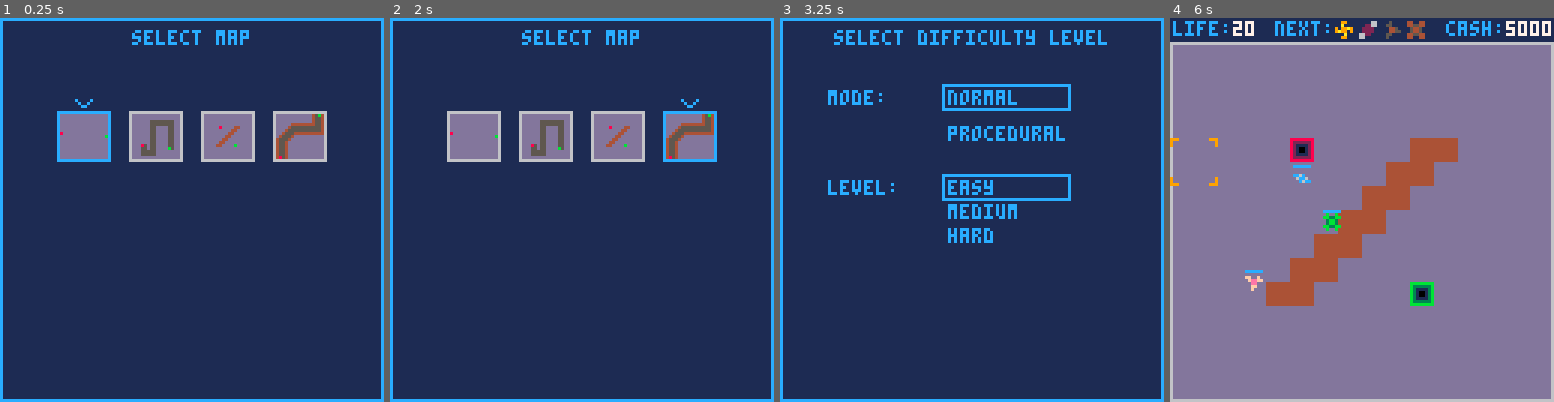
Above: before the commit, frames 1-4 (left to right).
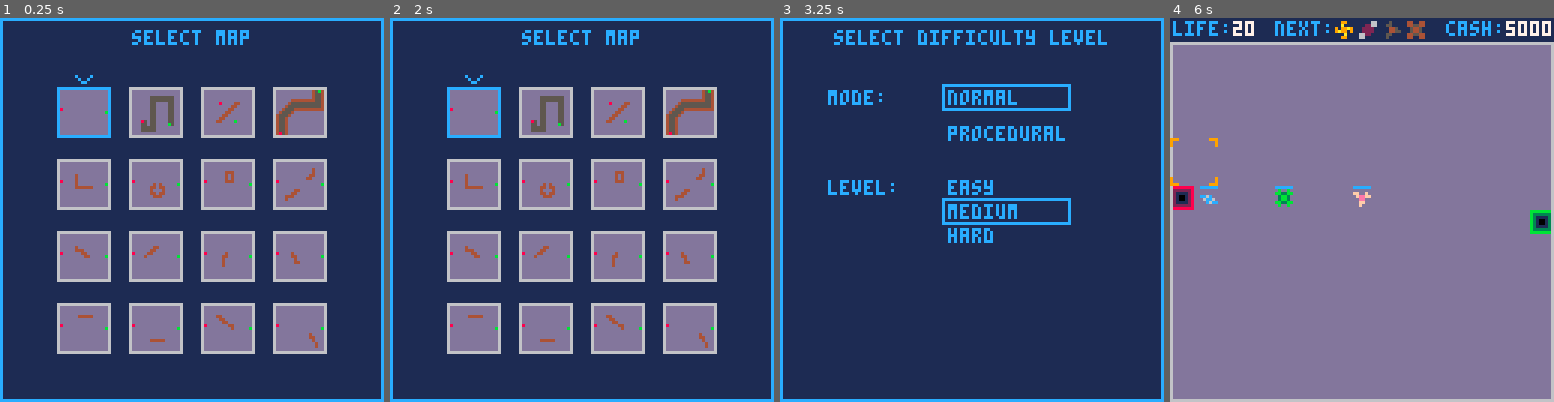
Above: after the commit, the same moments.

Repository: langchr86/pico-bubble-towers
Game: PICO-8 cartridge pico-proto.p8
Two runs of this game, one before a commit and one after it. Both use one fixed random seed, a clock stepped at 60 frames per second and the inputs below.
Inputs:
- Up to frame 1 (0.25 s): no input
- Up to frame 2 (2 s): tap O (Z key) at 0.33, 0.7, 1.43 s; tap X (X key) at 1.07 s; hold Left from 1.97 s (still down)
- Up to frame 3 (3.25 s): tap X (X key) every 0.33 s from 2.07 to 3.07 s; tap O (Z key) at 2.22, 3.1 s; release Left at 2.37 s; hold Down 2.42-2.82 s; hold Right from 2.87 s (still down)
- Up to frame 4 (6 s): tap X (X key) every 0.33 s from 3.4 to 5.73 s; release Right at 3.53 s; hold Up 3.58-4.08 s; tap O (Z key) at 3.98, 4.87, 5.75 s; hold Right 4.13-4.53 s; hold Down 4.58-5.08 s; hold Left 5.13-5.8 s; hold Up from 5.85 s (still down)

The runs differ from the first frame. In frame 1, 30% of the frame differs, in the area x 14-86%, y 14-88%; in frame 2, 31%; in frame 3, 0.7%; in frame 4, 7.7%.

Commit message:
add more dummy maps and allow to select all 16 of them

Diff:
--- a/pico-proto.p8
+++ b/pico-proto.p8
@@ -231,38 +231,39 @@
 0000000301000000000000000000000000418100000000000000000000000000000000000000000000000000000000000000000000000000000000000000000000000000000000000000000000000000000000000000000000000000000000000000000000000000000000000000000000000000000000000000000000000000
 0000000000000000000000000000000000000000000000000000000000000000000000000000000000000000000000000000000000000000000000000000000000000000000000000000000000000000000000000000000000000000000000000000000000000000000000000000000000000000000000000000000000000000
 __map__
-0101010101010101010101010101010101010101010101010101010101010101010101010101010101010101010101010101010101010101010101010101010100000000000000000000000000000000000000000000000000000000000000000000000000000000000000000000000000000000000000000000000000000000
-0303030303030303030303030303030303030303030303030303030303030303030303030303030303030303030303030303030303030303030303030204120200000000000000000000000000000000000000000000000000000000000000000000000000000000000000000000000000000000000000000000000000000000
-0303030303030303030303030303030303030303030303030303030303030303030303030303030303030303030303030303030303030303030303030204040200000000000000000000000000000000000000000000000000000000000000000000000000000000000000000000000000000000000000000000000000000000
-0303030303030303030303030303030303030303030304040404040404040303030303030303030303030303030303030303030303030303030303030204040200000000000000000000000000000000000000000000000000000000000000000000000000000000000000000000000000000000000000000000000000000000
-0303030303030303030303030303030303030303030304040404040404040303030303030303030303030303030303030303030303020202020202020204040200000000000000000000000000000000000000000000000000000000000000000000000000000000000000000000000000000000000000000000000000000000
-0303030303030303030303030303030303030303030304040303030304040303030303030311030303030202030303030303030302040404040404040404040200000000000000000000000000000000000000000000000000000000000000000000000000000000000000000000000000000000000000000000000000000000
-0303030303030303030303030303030303030303030304040303030304040303030303030303030303020203030303030303030204040404040404040404040200000000000000000000000000000000000000000000000000000000000000000000000000000000000000000000000000000000000000000000000000000000
-1103030303030303030303030303030303030303030304040303030304040303030303030303030302020303030303030303020404040202020202020202020200000000000000000000000000000000000000000000000000000000000000000000000000000000000000000000000000000000000000000000000000000000
-0303030303030303030303030303031203030303030304040303030304040303030303030303030202030303030303030302040404020303030303030303030300000000000000000000000000000000000000000000000000000000000000000000000000000000000000000000000000000000000000000000000000000000
-0303030303030303030303030303030303030303030304040303030304040303030303030303020203030303030303030204040402030303030303030303030300000000000000000000000000000000000000000000000000000000000000000000000000000000000000000000000000000000000000000000000000000000
-0303030303030303030303030303030303030303030304040303030304040303030303030302020303030303030303030204040203030303030303030303030300000000000000000000000000000000000000000000000000000000000000000000000000000000000000000000000000000000000000000000000000000000
-0303030303030303030303030303030303030311040304040303030304040303030303030202030303031203030303030204040203030303030303030303030300000000000000000000000000000000000000000000000000000000000000000000000000000000000000000000000000000000000000000000000000000000
-0303030303030303030303030303030303030304040304040303030312040303030303030303030303030303030303030204040203030303030303030303030300000000000000000000000000000000000000000000000000000000000000000000000000000000000000000000000000000000000000000000000000000000
-0303030303030303030303030303030303030304040404040303030303030303030303030303030303030303030303030204040203030303030303030303030300000000000000000000000000000000000000000000000000000000000000000000000000000000000000000000000000000000000000000000000000000000
-0303030303030303030303030303030303030304040404040303030303030303030303030303030303030303030303030204040203030303030303030303030300000000000000000000000000000000000000000000000000000000000000000000000000000000000000000000000000000000000000000000000000000000
-0303030303030303030303030303030303030303030303030303030303030303030303030303030303030303030303030211040203030303030303030303030300000000000000000000000000000000000000000000000000000000000000000000000000000000000000000000000000000000000000000000000000000000
-0000000000000000000000000000000000000000000000000000000000000000000000000000000000000000000000000000000000000000000000000000000000000000000000000000000000000000000000000000000000000000000000000000000000000000000000000000000000000000000000000000000000000000
-0000000000000000000000000000000000000000000000000000000000000000000000000000000000000000000000000000000000000000000000000000000000000000000000000000000000000000000000000000000000000000000000000000000000000000000000000000000000000000000000000000000000000000
-00020202000002000002000200020202000a000a000a000a000a00000a000000000000000000000000000000000000000000000000000000000000000000000000000000000000000000000000000000000000000000000000000000000000000000000000000000000000000000000000000000000000000000000000000000
-00020000000200020002020200020000000a000a000a000a000a0a000a000000000000000000000000000000000000000000000000000000000000000000000000000000000000000000000000000000000000000000000000000000000000000000000000000000000000000000000000000000000000000000000000000000
-00020000000200020002000200020000000a000a000a000a000a0a000a000000000000000000000000000000000000000000000000000000000000000000000000000000000000000000000000000000000000000000000000000000000000000000000000000000000000000000000000000000000000000000000000000000
-0002000200020202000200020002020000000a000a00000a000a000a0a000000000000000000000000000000000000000000000000000000000000000000000000000000000000000000000000000000000000000000000000000000000000000000000000000000000000000000000000000000000000000000000000000000
-0002000200020002000200020002000000000a000a00000a000a000a0a000000000000000000000000000000000000000000000000000000000000000000000000000000000000000000000000000000000000000000000000000000000000000000000000000000000000000000000000000000000000000000000000000000
-0002020200020002000200020002020200000a000a00000a000a00000a000000000000000000000000000000000000000000000000000000000000000000000000000000000000000000000000000000000000000000000000000000000000000000000000000000000000000000000000000000000000000000000000000000
-0000000000000000000000000000000000000000000000000000000000000000000000000000000000000000000000000000000000000000000000000000000000000000000000000000000000000000000000000000000000000000000000000000000000000000000000000000000000000000000000000000000000000000
-0002020200020002000202020002020200000000000000000000000000000000000000000000000000000000000000000000000000000000000000000000000000000000000000000000000000000000000000000000000000000000000000000000000000000000000000000000000000000000000000000000000000000000
-0002000200020002000200000002000200000000000000000000000000000000000000000000000000000000000000000000000000000000000000000000000000000000000000000000000000000000000000000000000000000000000000000000000000000000000000000000000000000000000000000000000000000000
-0002000200020002000200000002020200000000000000000000000000000000000000000000000000000000000000000000000000000000000000000000000000000000000000000000000000000000000000000000000000000000000000000000000000000000000000000000000000000000000000000000000000000000
-0002000200020002000202000002020000000000000000000000000000000000000000000000000000000000000000000000000000000000000000000000000000000000000000000000000000000000000000000000000000000000000000000000000000000000000000000000000000000000000000000000000000000000
-0002000200020002000200000002000200000000000000000000000000000000000000000000000000000000000000000000000000000000000000000000000000000000000000000000000000000000000000000000000000000000000000000000000000000000000000000000000000000000000000000000000000000000
-0002020200000200000202020002000200000000000000000000000000000000000000000000000000000000000000000000000000000000000000000000000000000000000000000000000000000000000000000000000000000000000000000000000000000000000000000000000000000000000000000000000000000000
-…(4 lines of a section not shown)…
+0101010101010101010101010101010101010101010101010101010101010101010101010101010101010101010101010101010101010101010101010101010101010101010101010101010101010101010101010101010101010101010101010101010101010101010101010101010101010101010101010101010101010101
+0303030303030303030303030303030303030303030303030303030303030303030303030303030303030303030303030303030303030303030303030204120203030303030303030303030303030303030303030303030303030303030303030303030303030303030303030303030303030303030303030303030303030303
+0303030303030303030303030303030303030303030303030303030303030303030303030303030303030303030303030303030303030303030303030204040203030303030303030303030303030303030303030303030303030303030303030303030303030303030303030303030303030303030303030303030303030303
+0303030303030303030303030303030303030303030304040404040404040303030303030303030303030303030303030303030303030303030303030204040203030303030303030303030303030303030303030303030303030303030303030303030303030303030303030303030303030303030303030303030302030303
+0303030303030303030303030303030303030303030304040404040404040303030303030303030303030303030303030303030303020202020202020204040203030303030303030303030303030303030303030303030303030303030303030303030303030302020203030303030303030303030303030303030302030303
+0303030303030303030303030303030303030303030304040303030304040303030303030311030303030202030303030303030302040404040404040404040203030303030203030303030303030303030303030303030303030303030303030303030303030302030203030303030303030303030303030303030202030303
+0303030303030303030303030303030303030303030304040303030304040303030303030303030303020203030303030303030204040404040404040404040203030303030203030303030303030303030303030303030303030303030303030303030303030302030203030303030303030303030303030303020203030303
+1103030303030303030303030303030303030303030304040303030304040303030303030303030302020303030303030303020404040202020202020202020211030303030203030303030303030303110303030303030303030303030303031103030303030302020203030303030311030303030303030303030303030303
+0303030303030303030303030303031203030303030304040303030304040303030303030303030202030303030303030302040404020303030303030303030303030303030203030303030303030312030303030303030203020303030303120303030303030303030303030303031203030303030303030303030303030312
+0303030303030303030303030303030303030303030304040303030304040303030303030303020203030303030303030204040402030303030303030303030303030303030202020202020303030303030303030303020203020203030303030303030303030303030303030303030303030303030303030303030303030303
+0303030303030303030303030303030303030303030304040303030304040303030303030302020303030303030303030204040203030303030303030303030303030303030303030303030303030303030303030303020303030203030303030303030303030303030303030303030303030303030302020303030303030303
+0303030303030303030303030303030303030311040304040303030304040303030303030202030303031203030303030204040203030303030303030303030303030303030303030303030303030303030303030303020203020203030303030303030303030303030303030303030303030303030202030303030303030303
+0303030303030303030303030303030303030304040304040303030312040303030303030303030303030303030303030204040203030303030303030303030303030303030303030303030303030303030303030303030202020303030303030303030303030303030303030303030303030302020203030303030303030303
+0303030303030303030303030303030303030304040404040303030303030303030303030303030303030303030303030204040203030303030303030303030303030303030303030303030303030303030303030303030303030303030303030303030303030303030303030303030303030302030303030303030303030303
+0303030303030303030303030303030303030304040404040303030303030303030303030303030303030303030303030204040203030303030303030303030303030303030303030303030303030303030303030303030303030303030303030303030303030303030303030303030303030303030303030303030303030303
+0303030303030303030303030303030303030303030303030303030303030303030303030303030303030303030303030211040203030303030303030303030303030303030303030303030303030303030303030303030303030303030303030303030303030303030303030303030303030303030303030303030303030303
+0101010101010101010101010101010101010101010101010101010101010101010101010101010101010101010101010101010101010101010101010101010101010101010101010101010101010101010101010101010101010101010101010101010101010101010101010101010101010101010101010101010101010101
+0303030303030303030303030303030303030303030303030303030303030303030303030303030303030303030303030303030303030303030303030303030303030303030303030303030303030303030303030303030303030303030303030303030303030303030303030303030303030303030303030303030303030303
+0303030303030303030303030303030303030303030303030303030303030303030303030303030303030303030303030303030303030303030303030303030303030303030303030303030303030303030303030303030303030303030303030303030303030303030303030303030303030303030303030303030303030303
+0303030303030303030303030303030303030303030303030303030303030303030303030303030303030303030303030303030303030303030303030303030303030303030303030303030303030303030303030303030303030303030303030303030303030303030303030303030303030303030303030303030303030303
+0303030303030303030303030303030303030303030303030303030303030303030303030303030303030303030303030303030303030303030303030303030303030303030302020202020303030303030303030303030303030303030303030303030302020303030303030303030303030303030303030303030303030303
+0303030303020303030303030303030303030303030303020203030303030303030303030303030303030303030303030303030303030303030303030303030303030303030303030303030303030303030303030303030303030303030303030303030303020203030303030303030303030303030303030303030303030303
+0303030303020202030303030303030303030303030302020303030303030303030303030303030303030303030303030303030303030303030303030303030303030303030303030303030303030303030303030303030303030303030303030303030303030202030303030303030303030303030303030303030303030303
+1103030303030302020303030303030311030303030202030303030303030303110303030303030203030303030303031103030303020303030303030303030311030303030303030303030303030303110303030303030303030303030303031103030303030303020203030303030311030303030303030303030303030303
+0303030303030303020203030303031203030303020303030303030303030312030303030303020203030303030303120303030303020203030303030303031203030303030303030303030303030312030303030303030303030303030303120303030303030303030203030303031203030303030303030303030303030312
+0303030303030303030303030303030303030303030303030303030303030303030303030303020303030303030303030303030303030203030303030303030303030303030303030303030303030303030303030303030303030303030303030303030303030303030303030303030303030303030303030303030303030303
+0303030303030303030303030303030303030303030303030303030303030303030303030303020303030303030303030303030303030202030303030303030303030303030303030303030303030303030303030303030303030303030303030303030303030303030303030303030303030303030303030303030203030303
+0303030303030303030303030303030303030303030303030303030303030303030303030303020303030303030303030303030303030303030303030303030303030303030303030303030303030303030303030303030303030303030303030303030303030303030303030303030303030303030303030303030202030303
+0303030303030303030303030303030303030303030303030303030303030303030303030303030303030303030303030303030303030303030303030303030303030303030303030303030303030303030303030303020202020203030303030303030303030303030303030303030303030303030303030303030302030303
+0303030303030303030303030303030303030303030303030303030303030303030303030303030303030303030303030303030303030303030303030303030303030303030303030303030303030303030303030303030303030303030303030303030303030303030303030303030303030303030303030303030303020303
+0303030303030303030303030303030303030303030303030303030303030303030303030303030303030303030303030303030303030303030303030303030303030303030303030303030303030303030303030303030303030303030303030303030303030303030303030303030303030303030303030303030303020303
+0303030303030303030303030303030303030303030303030303030303030303030303030303030303030303030303030303030303030303030303030303030303030303030303030303030303030303030303030303030303030303030303030303030303030303030303030303030303030303030303030303030303030303
+…(4 lines of a section not shown)…
--- a/src/map_selection.lua
+++ b/src/map_selection.lua
@@ -12,7 +12,7 @@
 function MapSelection:New()
   local o = {
     map_index = 0,
-    map_count = 4,
+    map_count = 16,
     minimaps = {},
     level_selection = nil,
   }
@@ -31,22 +31,26 @@
 end
 
 function MapSelection:MoveUp()
+  if self.map_index > 3 then
+    self.map_index = self.map_index - 4
+  end
 end
 
 function MapSelection:MoveDown()
+  if self.map_index < 12 then
+    self.map_index = self.map_index + 4
+  end
 end
 
 function MapSelection:MoveLeft()
-  self.map_index = self.map_index - 1
-  if self.map_index < 0 then
-    self.map_index = self.map_count - 1
+  if self.map_index % 4 > 0 then
+    self.map_index = self.map_index - 1
   end
 end
 
 function MapSelection:MoveRight()
-  self.map_index = self.map_index + 1
-  if self.map_index >= self.map_count then
-    self.map_index = 0
+  if self.map_index % 4 < 3 then
+    self.map_index = self.map_index + 1
   end
 end
 
@@ -73,19 +77,16 @@
   rect(0, 0, 127, 127, 12)
   PrintCenterX("select map", 4, 12)
 
-  local minimap_offsets = kMapSizeInTiles + kTileSize
-
-  local map_pos = Point:New(20, 32)
-
-  local cursor_pos = Point:New(map_pos.x + kTileSize / 2 + self.map_index * minimap_offsets, map_pos.y - kTileSize)
-
-  for l = 0, self.map_count - 1 do
-    self.minimaps[l]:Draw(map_pos)
-    map_pos.x = map_pos.x + minimap_offsets
+  for m = 0, self.map_count - 1 do
+    local map_pos = self.CalculateMinimapOrigin(m)
+    self.minimaps[m]:Draw(map_pos)
   end
 
+  local cursor_pos = self.CalculateMinimapOrigin(self.map_index) + Point:New(kTileSize / 2, -kTileSize)
   spr(7, cursor_pos.x, cursor_pos.y)
-  rect(cursor_pos.x - 5, cursor_pos.y + 7, cursor_pos.x + 12, cursor_pos.y + 23, 12)
+
+  local border_pos = self.CalculateMinimapOrigin(self.map_index) + Point:New(-1, -1)
+  rect(border_pos.x, border_pos.y, border_pos.x + kMapSizeInTiles + 1, border_pos.y + kMapSizeInTiles, 12)
 end
 
 ---@param map_index number
@@ -93,3 +94,10 @@
 function MapSelection.CalculateLevelOrigin(map_index)
   return Point:New((map_index % kMapRowSize) * kMapSizeInTiles, flr(map_index / kMapRowSize) * kMapSizeInTiles)
 end
+
+---@param map_index number
+---@return Point
+function MapSelection.CalculateMinimapOrigin(map_index)
+  local minimap_offset = kMapSizeInTiles + kTileSize
+  return Point:New(20 + (map_index % 4) * minimap_offset, 24 + flr(map_index / 4) * minimap_offset)
+end
